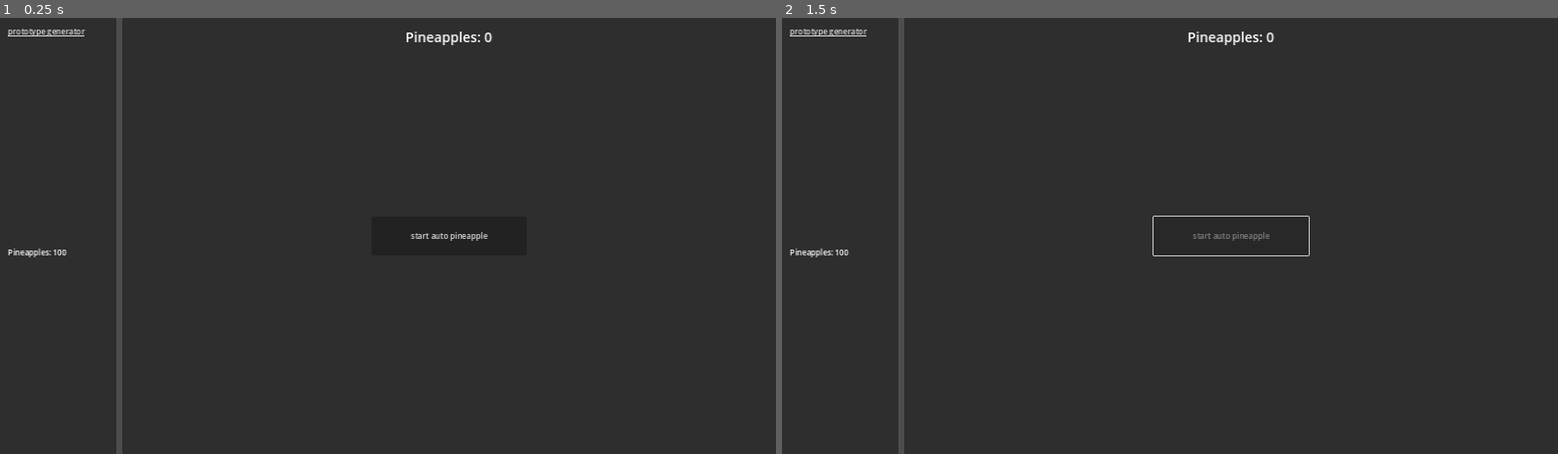
Above: before the commit, frames 1-2 (left to right).
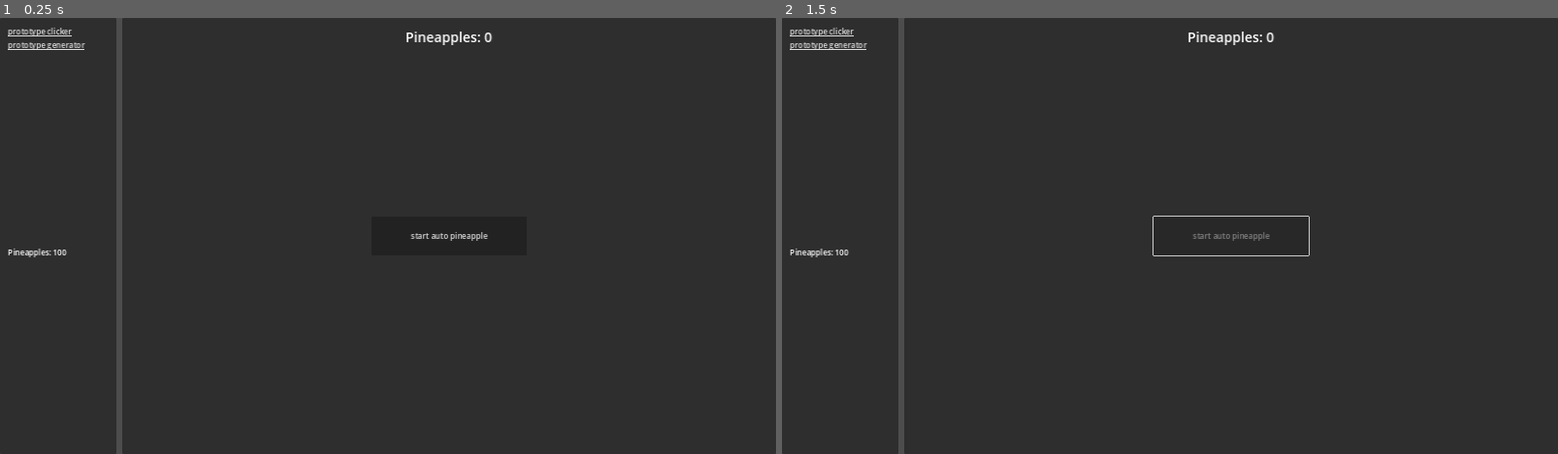
Above: after the commit, the same moments.

Repository: paulw87/Space_Pineapple
Game: Godot game, scene res://Scenes/user_interface.tscn
The game is run twice, just before and just after one commit, with the same random seed, the same clock (stepped at 60 frames per second) and the same inputs. The project has no main scene, so this scene is started directly.
Inputs:
- Up to frame 1 (0.25 s): no input
- Up to frame 2 (1.5 s): click "start auto pineapple" at 0.5 s; tap Enter at 1.25 s

The runs differ from the first frame. In frame 1, 0.2% of the frame differs, in the area x 1-11%, y 2-8%; in frame 2, 0.2%.

Commit message:
user interface pretty much done links working

Diff:
--- a/Scenes/Prototypes/auto pineapple/prototype_auto_pineapple.gd
+++ b/Scenes/Prototypes/auto pineapple/prototype_auto_pineapple.gd
@@ -10,12 +10,19 @@
 ##referance to the timer to create a pineapple
 @export var timer : Timer
 
+##referance to the user interface
+@export var user_interface : User_Interface
+##view referance
+@export var view : User_Interface.Views
+
 ##current amount of pineapples
 var pineapples : int = 0
 
 ##sets the label at launch
 func _ready() -> void:
 	update_label_text()
+
+	user_interface.navigation_requested.connect(_on_navigation_request)
 
 ##creates 1 pineapple
 func  create_pineapple() -> void:
@@ -37,3 +44,11 @@
 
 func _on_timer_timeout() -> void:
 	create_pineapple()
+
+##watch for naigation request
+func _on_navigation_request(requested_view : User_Interface.Views) -> void:
+	if requested_view == view:
+		visible = true
+		return
+
+	visible = false
--- a/Scenes/Prototypes/click/Prototype_clicker.gd
+++ b/Scenes/Prototypes/click/Prototype_clicker.gd
@@ -7,12 +7,19 @@
 ##referance to the make pineapple button
 @export var button : Button
 
+##referance to the user interface
+@export var user_interface : User_Interface
+##view referance
+@export var view : User_Interface.Views
+
 ##current amount of pineapples
 var pineapples : int = 0
 
 ##updates the label at launch
 func _ready() -> void:
 	update_lebel_text()
+
+	user_interface.navigation_requested.connect(_on_navigation_request)
 
 ## creates pineapple
 func create_pineapple() -> void:
@@ -26,3 +33,11 @@
 ##triggered when the create pineapple button is pressed
 func _on_button_pressed() -> void:
 	create_pineapple()
+
+##watch for naigation request
+func _on_navigation_request(requested_view : User_Interface.Views) -> void:
+	if requested_view == view:
+		visible = true
+		return
+
+	visible = false
--- /dev/null
+++ b/Scenes/user_interface.gd
@@ -0,0 +1,21 @@
+class_name User_Interface
+extends Control
+##main class controlling the user interface
+
+
+##list of views
+enum Views {
+	PROTOTYPE_AUTO_PINEAPPLE,
+	PROTOTYPE_CLICKER,
+}
+
+##emitted when something has requested navigation. includes the view target
+signal navigation_requested(view : Views)
+
+##triggered when the auto pineapple link is clicked
+func _on_prototype_auto_pineapple_link_pressed() -> void:
+	navigation_requested.emit(Views.PROTOTYPE_AUTO_PINEAPPLE)
+
+##triggered when the pineapple clicker link is clicked
+func _on_prototype_clicker_link_pressed() -> void:
+	navigation_requested.emit(Views.PROTOTYPE_CLICKER)
--- a/Scenes/user_interface.tscn
+++ b/Scenes/user_interface.tscn
@@ -1,6 +1,8 @@
-[gd_scene load_steps=2 format=3 uid="uid://cw57oqc2vs3xu"]
+[gd_scene load_steps=4 format=3 uid="uid://cw57oqc2vs3xu"]
 
+[ext_resource type="Script" path="res://Scenes/user_interface.gd" id="1_1col8"]
 [ext_resource type="PackedScene" uid="uid://srx4qykcm41m" path="res://Scenes/Prototypes/auto pineapple/prototype_auto_pineapple.tscn" id="1_ucv0q"]
+[ext_resource type="PackedScene" uid="uid://b5q20mei7dbhy" path="res://Scenes/Prototypes/click/prototype_clicker.tscn" id="3_n7s02"]
 
 [node name="user_interface" type="Control"]
 layout_mode = 3
@@ -9,6 +11,7 @@
 anchor_bottom = 1.0
 grow_horizontal = 2
 grow_vertical = 2
+script = ExtResource("1_1col8")
 
 [node name="HBoxContainer" type="HBoxContainer" parent="."]
 layout_mode = 1
@@ -49,7 +52,11 @@
 [node name="VBoxContainer" type="VBoxContainer" parent="HBoxContainer/Leftpanel/VBoxContainer/Navigator/MarginContainer"]
 layout_mode = 2
 
-[node name="LinkButton" type="LinkButton" parent="HBoxContainer/Leftpanel/VBoxContainer/Navigator/MarginContainer/VBoxContainer"]
+[node name="PrototypeClickerLink" type="LinkButton" parent="HBoxContainer/Leftpanel/VBoxContainer/Navigator/MarginContainer/VBoxContainer"]
+layout_mode = 2
+text = "prototype clicker"
+
+[node name="PrototypeAutoPineappleLink" type="LinkButton" parent="HBoxContainer/Leftpanel/VBoxContainer/Navigator/MarginContainer/VBoxContainer"]
 layout_mode = 2
 text = "prototype generator"
 
@@ -96,5 +103,15 @@
 layout_mode = 2
 size_flags_horizontal = 3
 
-[node name="prototype_auto_pineapple" parent="HBoxContainer/mainview" instance=ExtResource("1_ucv0q")]
+[node name="prototype_auto_pineapple" parent="HBoxContainer/mainview" node_paths=PackedStringArray("user_interface") instance=ExtResource("1_ucv0q")]
 layout_mode = 1
+user_interface = NodePath("../../..")
+
+[node name="Prototype_clicker" parent="HBoxContainer/mainview" node_paths=PackedStringArray("user_interface") instance=ExtResource("3_n7s02")]
+visible = false
+layout_mode = 1
+user_interface = NodePath("../../..")
+view = 1
+
+[connection signal="pressed" from="HBoxContainer/Leftpanel/VBoxContainer/Navigator/MarginContainer/VBoxContainer/PrototypeClickerLink" to="." method="_on_prototype_clicker_link_pressed"]
+[connection signal="pressed" from="HBoxContainer/Leftpanel/VBoxContainer/Navigator/MarginContainer/VBoxContainer/PrototypeAutoPineappleLink" to="." method="_on_prototype_auto_pineapple_link_pressed"]
